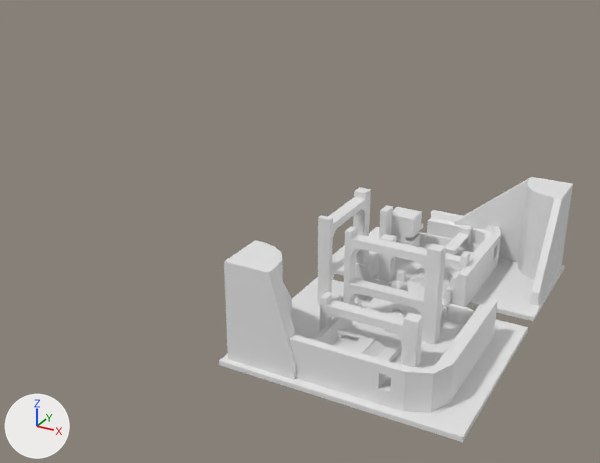
Before and after pictures for a commit that changed the FBX model Assets/EnvironmentBases/ENV1.fbx.
One viewpoint serves both versions: a 50 mm lens placed at (72.4, -187.1, 112.3), pointed at (-30.6, 0.2, 18.7). Lighting does not change. The marker at lower left points along +X, +Y and +Z. The first picture is the older version. Materials are left out; every surface is plain grey. Where no turn or scale is listed for an object, it has been applied to the vertices. Vertices at exactly the same position are counted once.
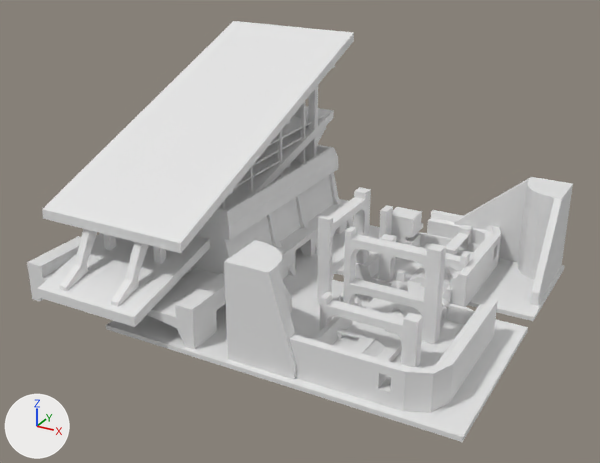
Not visible in the pictures: 'Cube.013'.

Patch to the scene script:
```diff
--- a/Assets/EnvironmentBases/ENV1.fbx.py
+++ b/Assets/EnvironmentBases/ENV1.fbx.py
@@ me_cube @@
-me_cube.from_pydata(...)  # 1633 vertices, 1440 faces; spans x -30.2..32.6, y -42.1..53.9, z -1.3..26.9
+me_cube.from_pydata(...)  # 1641 vertices, 1450 faces; spans x -66.6..32.6, y -42.1..53.9, z -1.3..26.9
+# me_cube part 1
+# 2 faces are deleted
+# 8 new vertices lie (-36.4, 0.0, 0.0) away from vertices in x -30.2, y -42.1..53.9, z -1.3..0.0
+# 12 new faces join them
@@ ob_cube_007 @@
+ob_cube_007 = bpy.data.objects.new('Cube.007', me_cube_007)  # 24 vertices, 44 faces; spans x -16.2..16.2, y -41.8..67.1, z -12.7..16.4
+ob_cube_007.location = (-66.6, -7.1, 20.1)
@@ ob_cube_012 @@
+ob_cube_012 = bpy.data.objects.new('Cube.012', me_cube_017)  # 90 vertices, 180 faces; spans x -22.9..22.9, y -32.6..33.1, z -6.4..8.7
+ob_cube_012.location = (-66.6, 17.3, 11.4)
@@ ob_cube_006 @@
+ob_cube_006 = bpy.data.objects.new('Cube.006', me_cube_006)  # 96 vertices, 160 faces; spans x -30.0..30.0, y -32.8..32.8, z 0.0..19.6
+ob_cube_006.location = (-66.6, 17.3, -0.1)
@@ ob_cube_003 @@
+ob_cube_003 = bpy.data.objects.new('Cube.003', me_cube_003)  # 24 vertices, 44 faces; spans x -23.1..23.1, y -30.3..67.0, z -12.9..25.8
+ob_cube_003.location = (-66.6, -7.1, 37.3)
@@ ob_cube_005 @@
+ob_cube_005 = bpy.data.objects.new('Cube.005', me_cube_005)  # 161 vertices, 327 faces; spans x -23.0..23.0, y -33.1..33.1, z 8.1..15.8
+ob_cube_005.location = (-66.6, 17.3, 11.4)
@@ ob_cube_011 @@
+ob_cube_011 = bpy.data.objects.new('Cube.011', me_cube_015)  # 80 vertices, 140 faces; spans x -9.8..9.8, y -64.4..-44.0, z -20.2..9.5
+ob_cube_011.location = (-66.6, 17.3, 20.1)
@@ ob_cube_013 @@
+ob_cube_013 = bpy.data.objects.new('Cube.013', me_cube_019)  # 30 vertices, 38 faces; spans x -22.1..22.1, y -31.4..-29.1, z 8.2..14.9
+ob_cube_013.location = (-66.6, 17.3, 20.1)
@@ ob_cube_009 @@
+ob_cube_009 = bpy.data.objects.new('Cube.009', me_cube_014)  # 256 vertices, 446 faces; spans x -22.1..22.1, y -39.0..39.8, z -20.2..39.6
+ob_cube_009.location = (-66.6, 17.3, 20.1)
@@ ob_cube_002 @@
+ob_cube_002 = bpy.data.objects.new('Cube.002', me_cube_002)  # 196 vertices, 296 faces; spans x -15.4..15.4, y -24.2..24.2, z -12.8..34.3
+ob_cube_002.location = (-66.6, 17.3, 20.1)
@@ ob_cube_004 @@
+ob_cube_004 = bpy.data.objects.new('Cube.004', me_cube_004)  # 132 vertices, 260 faces; spans x -15.0..15.0, y -23.1..40.8, z 8.1..15.7
+ob_cube_004.location = (-66.6, 17.3, 20.1)
@@ ob_cube_010 @@
+ob_cube_010 = bpy.data.objects.new('Cube.010', me_cube_013)  # 236 vertices, 482 faces; spans x -28.0..28.0, y -58.0..35.4, z 0.0..11.6
+ob_cube_010.location = (-66.6, 17.3, -0.1)
```

Where the change shows, as pixel boxes (x1, y1, x2, y2) in the pictures (600 x 463 px):
'Cube', reshaped (32% wider)
    before: (219, 177, 573, 442)
    after: (106, 177, 573, 442)
'Cube.003', added
    after: (42, 21, 354, 253)
'Cube.007', added
    after: (37, 106, 334, 327)
'Cube.010', added
    after: (27, 199, 353, 350)
'Cube.005', added
    after: (198, 145, 338, 240)
'Cube.012', added
    after: (191, 175, 334, 274)
'Cube.011', added
    after: (60, 229, 166, 307)
'Cube.004', added
    after: (236, 111, 326, 187)
'Cube.006', added (mostly hidden)
    after: (218, 172, 353, 276)
'Cube.009', added (mostly hidden)
    after: (187, 65, 335, 274)
'Cube.002', added (mostly hidden)
    after: (221, 102, 305, 209)
part 1 of me_cube, built on
    after: (106, 225, 377, 365)
